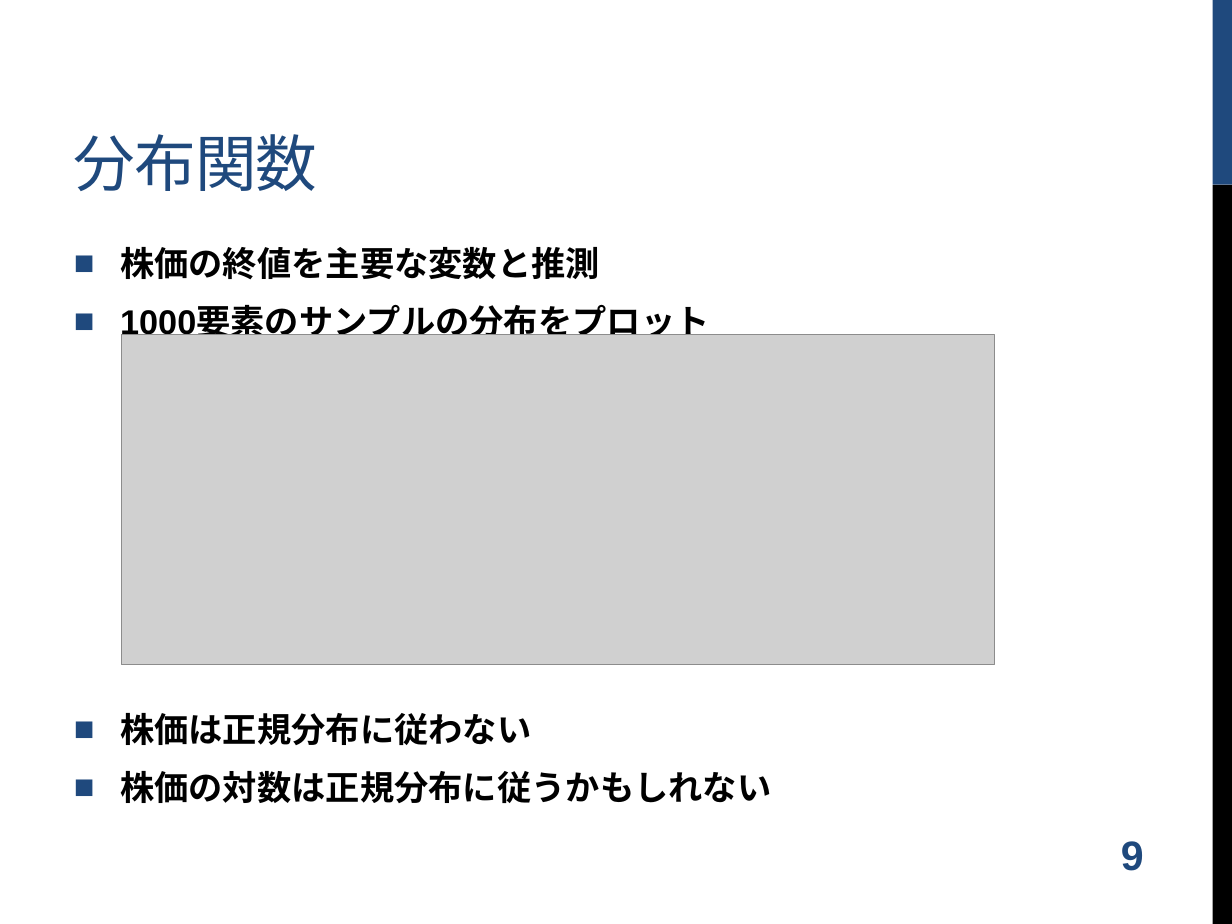
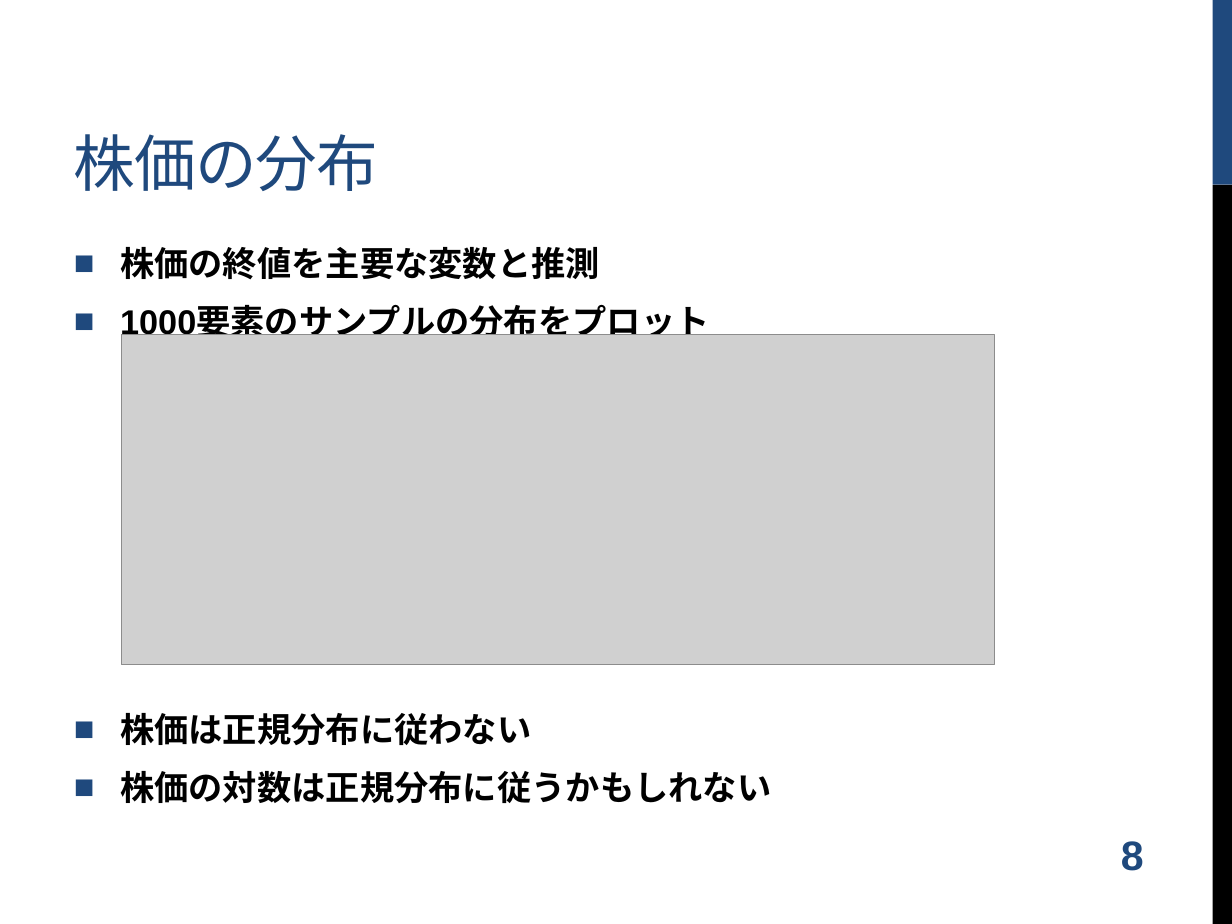
Before and after one commit to shugo/DCW2016, a slide deck: slide 9 of ruby_data_analysis.pptx (slide 10 before the commit). Drawn at 1232x924 pixels with LibreOffice and Linux fonts; fonts in the diff are those of the drawing; grey boxes stand for pictures; background and template pictures are left out. Boxes give left, top, right and bottom in pixels: in the first picture for what was removed or moved away, otherwise in the second. Text is boxed around its words. In the diff, an @@ line names an element or a change of style, - is before the commit and + after.

```diff
--- a/ruby_data_analysis.pptx
+++ b/ruby_data_analysis.pptx
@@ title at [74, 134, 378, 191]: text changed @@
-分布関数
+株価の分布
@@ page number at [1121, 841, 1144, 871]: text changed @@
-9
+8
```
Also in this commit, not shown: 1 other slide changed, 6 slides added, 5 slides removed.
